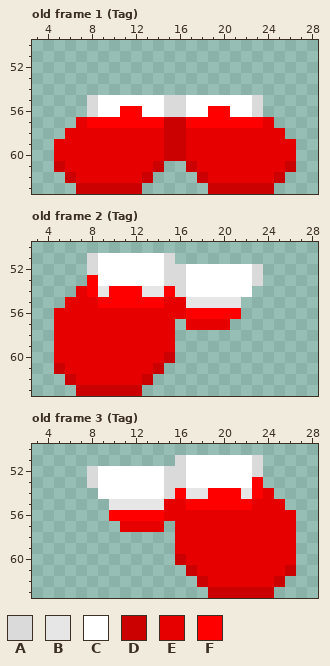
A pixel-art file gets an edit: Assets/Resources/Clothes/Shoes Back.aseprite. That is the earlier state.
32x64 pixels, 4 frames. Shown: old frame 1 (Tag): x 3..28, y 50..63; old frame 2 (Tag): x 3..28, y 50..63; old frame 3 (Tag): x 3..28, y 50..63. The commit also changed other frames, which this record leaves out.
Palette (. is transparent): A #dadada  B #e6e6e6  C #ffffff  D #cb0000  E #e60000  F #ff0000
Pixels before, old frame 1 (Tag), first column x 5:
55 ...ACCCCCCAACCCCCCA...
56 ...ACCFFCCAACCFFCCA...
57 ..EFFFFFFFDDFFFFFFFE..
58 .EEEEEEEEEDDEEEEEEEEE.
59 EEEEEEEEEEDDEEEEEEEEEE
60 EEEEEEEEEEDDEEEEEEEEEE
61 DEEEEEEEED..DEEEEEEEED
62 .DEEEEEED....DEEEEEED.
63 ..DDDDDD......DDDDDD..
Pixels before, old frame 2 (Tag), first column x 5:
51 ...ACCCCCCA........
52 ...ACCCCCCAACCCCCCA
53 ...FCCCCCCAACCCCCCA
54 ..EFBFFFBBFACCCCCC.
55 .EEEFFFFFFEEBBBBB..
56 EEEEEEEEEEEEFFFFF..
57 EEEEEEEEEEE.EEEE...
58 EEEEEEEEEEE........
59 EEEEEEEEEEE........
60 EEEEEEEEEED........
61 DEEEEEEEED.........
62 .DEEEEEED..........
63 ..DDDDDD...........
Pixels before, old frame 3 (Tag), first column x 8:
51 ........ACCCCCCA...
52 ACCCCCCAACCCCCCA...
53 ACCCCCCAACCCCCCF...
54 .CCCCCCAFBBFFFBFE..
55 ..BBBBBEEFFFFFFEEE.
56 ..FFFFFEEEEEEEEEEEE
57 ...EEEE.EEEEEEEEEEE
58 ........EEEEEEEEEEE
59 ........EEEEEEEEEEE
60 ........DEEEEEEEEEE
61 .........DEEEEEEEED
62 ..........DEEEEEED.
63 ...........DDDDDD..
The result:
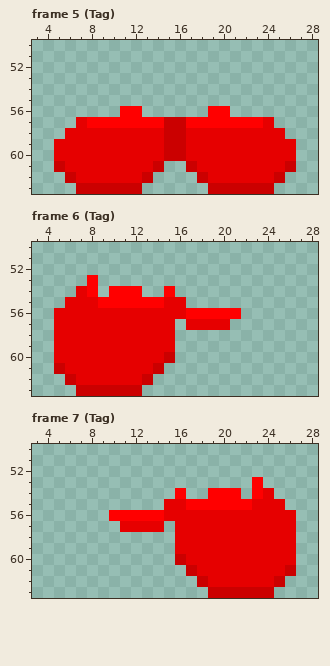
A new or re-ordered frame is compared with the old frame closest to it.
Diff:
frames 4 -> 8
Frame 5 (Tag) is new; against old frame 1 (Tag), layer "Layer 2":
y 55: x 8..23 ACCCCCCAACCCCCCA -> ................
y 56: x 8..10 ACC -> ...; x 13..18 CCAACC -> ......; x 21..23 CCA -> ...
Frame 6 (Tag) is new; against old frame 2 (Tag), layer "Layer 2":
y 51: x 8..15 ACCCCCCA -> ........
y 52: x 8..23 ACCCCCCAACCCCCCA -> ................
y 53: x 9..23 CCCCCCAACCCCCCA -> ...............
y 54: x 9 B -> .; x 13..14 BB -> ..; x 16..22 ACCCCCC -> .......
y 55: x 17..21 BBBBB -> .....
Frame 7 (Tag) is new; against old frame 3 (Tag), layer "Layer 2":
y 51: x 16..23 ACCCCCCA -> ........
y 52: x 8..23 ACCCCCCAACCCCCCA -> ................
y 53: x 8..22 ACCCCCCAACCCCCC -> ...............
y 54: x 9..15 CCCCCCA -> .......; x 17..18 BB -> ..; x 22 B -> .
y 55: x 10..14 BBBBB -> .....
Boxes around the changes in both pictures, in picture pixels (x1, y1, x2, y2):
erased: (87, 95, 263, 117)
erased: (87, 253, 263, 308)
erased: (87, 455, 263, 510)
